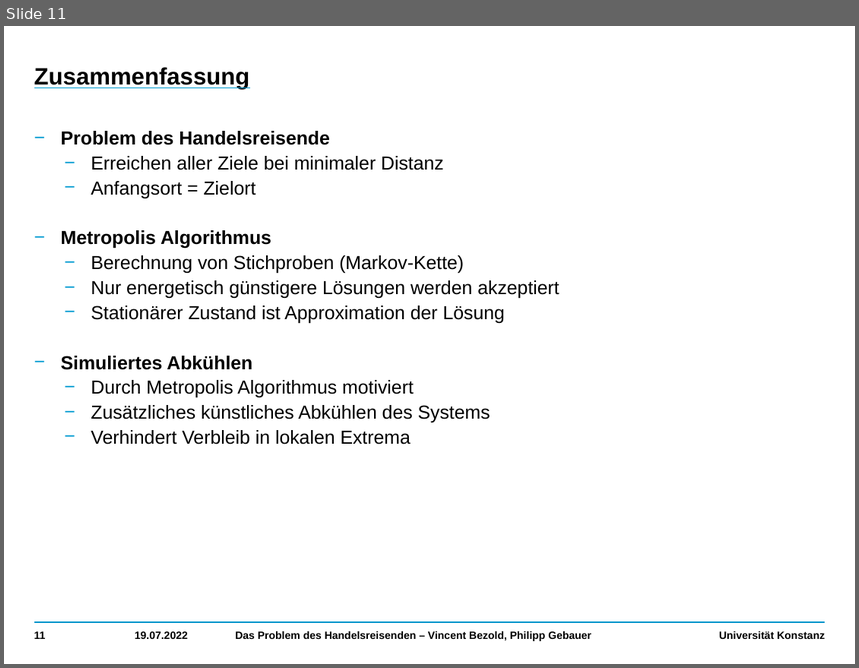
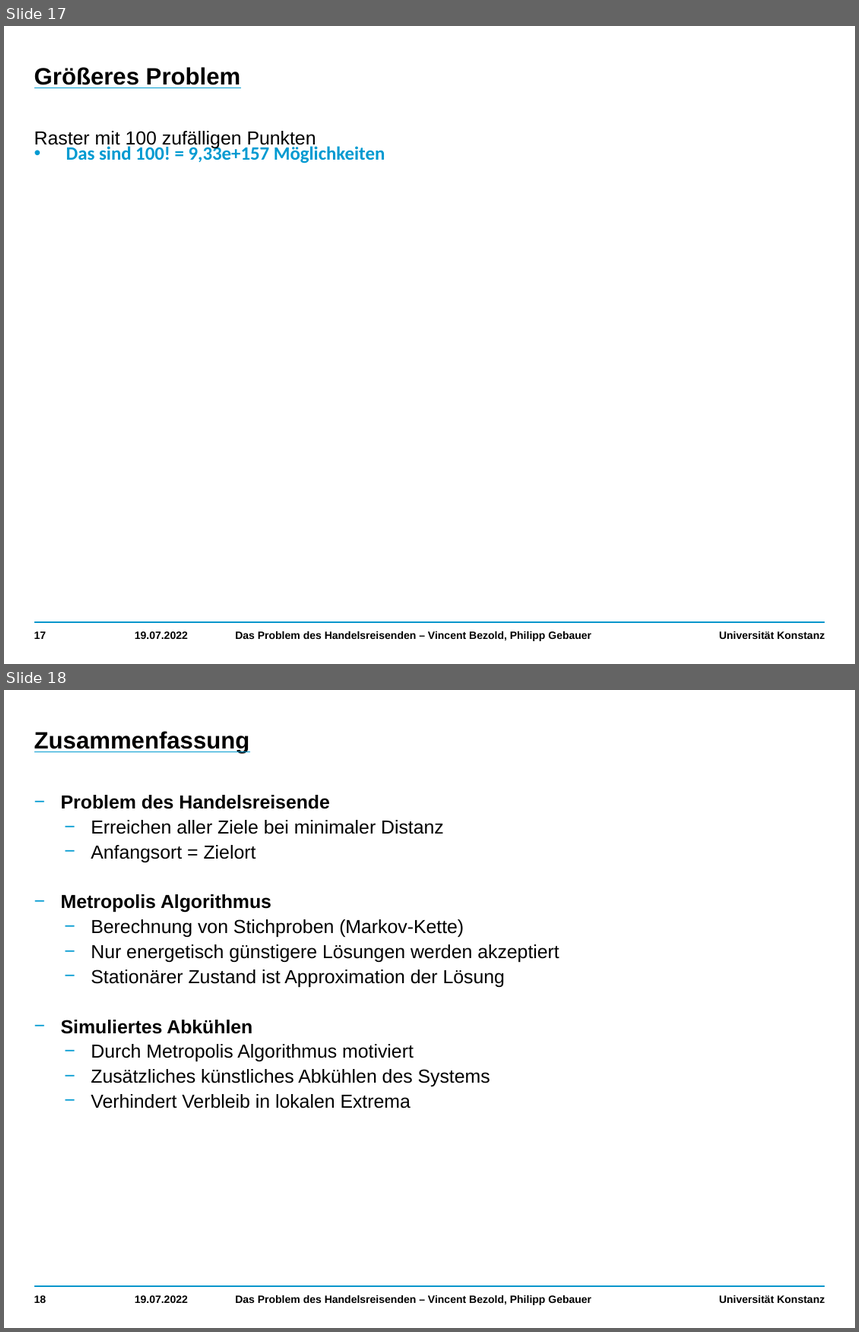
Before and after one commit to VincentBezold/Computer-simulation-stochastic-optimization, a slide deck: Travelling Salesman.pptx. Shown one above the other, each under a label of ours: slide 11 before the commit, slides 17 and 18 after it. The pictures are 859x668 and 859x1332 pixels, drawn with LibreOffice and Linux fonts; fonts in the diff are those of the drawing. Boxes give left, top, right and bottom in pixels: in the first picture for what was removed or moved away, otherwise in the second. Text is boxed around its words. In the diff, an @@ line names an element or a change of style, - is before the commit and + after.

```diff
--- a/Travelling Salesman.pptx
+++ b/Travelling Salesman.pptx
@@ slide 17 added at box(4, 26, 855, 664), background #FFFFFF; not listed: 2 template elements that a slide beside it also shows @@
@@ title added at box(34, 67, 241, 88), 20 pt, text #000000, bold, underline @@
+Größeres Problem
@@ text added at box(34, 131, 316, 149), 16 pt, text #000000 @@
+  Raster mit 100 zufälligen Punkten
@@ text added at box(66, 145, 386, 164), 16 pt, text #009AD1, bold @@
+• Das sind 100! = 9,33e+157 Möglichkeiten
@@ page number added at box(34, 632, 47, 639), 9 pt, text #000000, bold @@
+17
@@ text added at box(135, 632, 188, 639), 9 pt, text #000000, bold @@
+19.07.2022
@@ text added at box(235, 632, 591, 642), 9 pt, text #000000, bold @@
+Das Problem des Handelsreisenden – Vincent Bezold, Philipp Gebauer
@@ what was slide 11 is now slide 18 @@
@@ page number at box(34, 1296, 47, 1303): text changed @@
-11
+18
```
Also in this commit, not shown: 5 slides changed, 6 other slides added.
